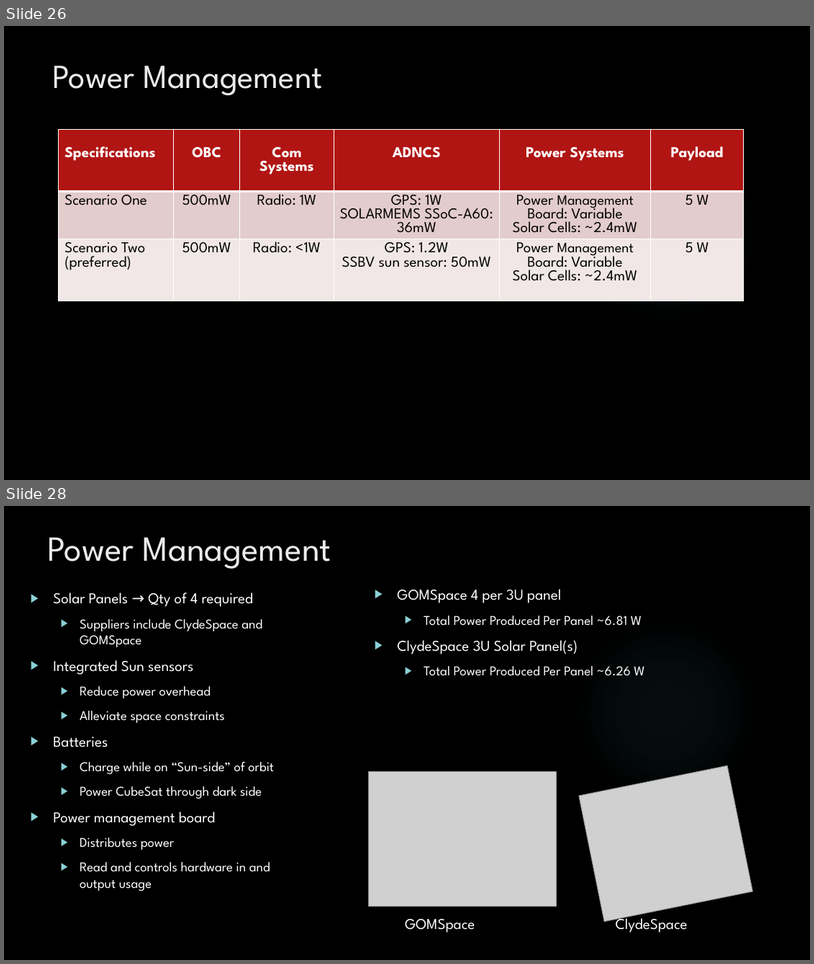
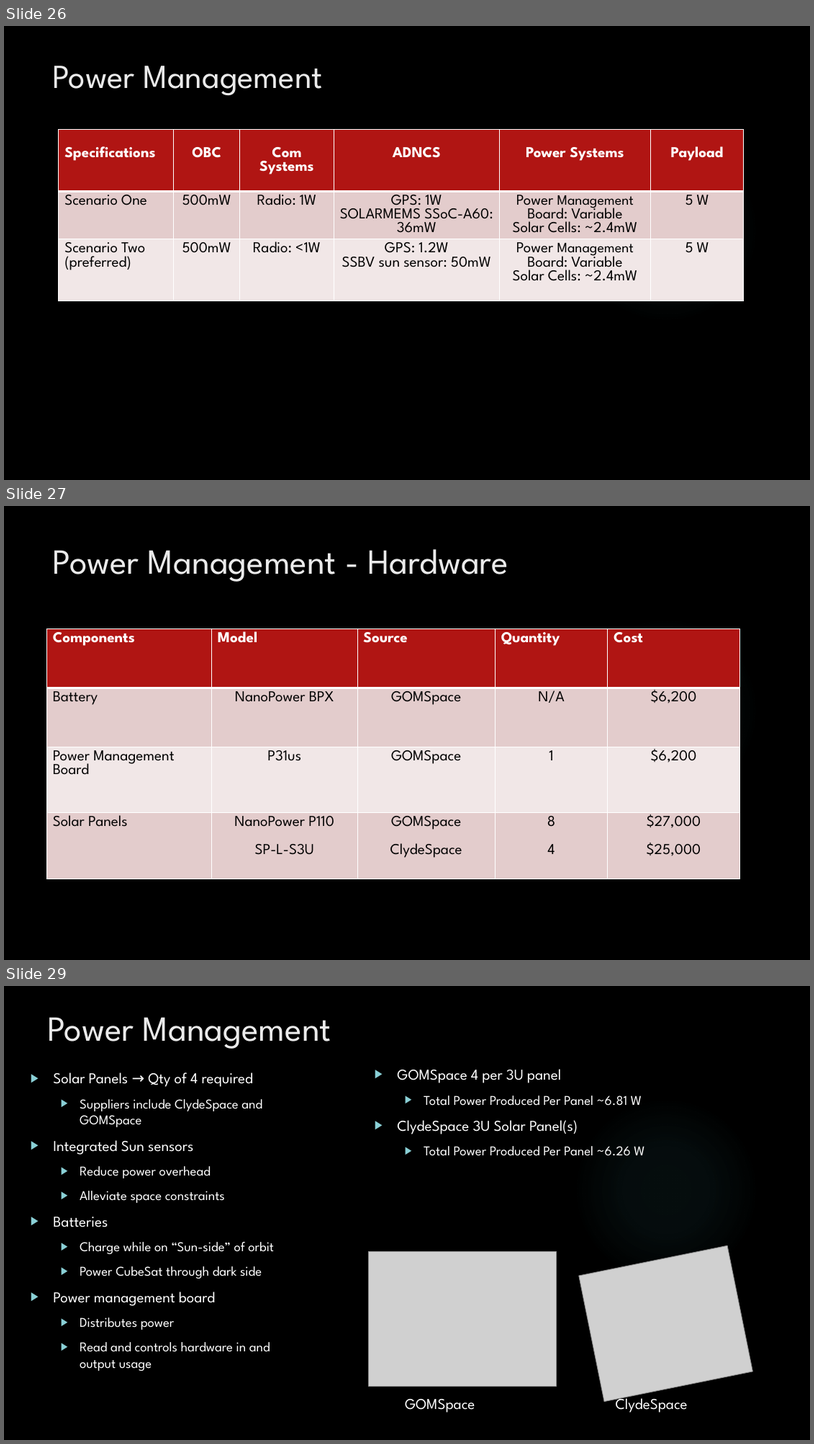
Before and after one commit to HASP-UMN/CubeSat, a slide deck: Presentations/PDR_Presentation.pptx. Shown one above the other, each under a label of ours: slides 26 and 28 before the commit, slides 26, 27 and 29 after it; the slides between them are not shown. The pictures are 814x964 and 814x1444 pixels, drawn with LibreOffice and Linux fonts; fonts in the diff are those of the drawing; grey boxes stand for pictures; background and template pictures are left out. Boxes give left, top, right and bottom in pixels: in the first picture for what was removed or moved away, otherwise in the second. Text is boxed around its words. In the diff, an @@ line names an element or a change of style, - is before the commit and + after.

Commit message:
Added Hardware and cost to Power Management Slides

```diff
--- a/Presentations/PDR_Presentation.pptx
+++ b/Presentations/PDR_Presentation.pptx
@@ slide 27 added at <box>4,506,810,960</box>, background picture (left out); not listed: 1 template element that a slide beside it also shows @@
@@ title added at <box>53,549,509,582</box>, 42 pt, text #EBEBEB @@
+Power Management - Hardware
@@ table added at <box>47,629,741,879</box>, 4 rows, 5 columns @@
+Components | Model | Source | Quantity | Cost
+Battery | NanoPower BPX | GOMSpace | N/A | $6,200
+Power Management Board | P31us | GOMSpace | 1 | $6,200
+Solar Panels | NanoPower P110 / SP-L-S3U | GOMSpace / ClydeSpace | 8 / 4 | $27,000 / $25,000
@@ what was slide 28 is now slide 29 @@
```
Also in this commit, not shown: 1 slide changed.
